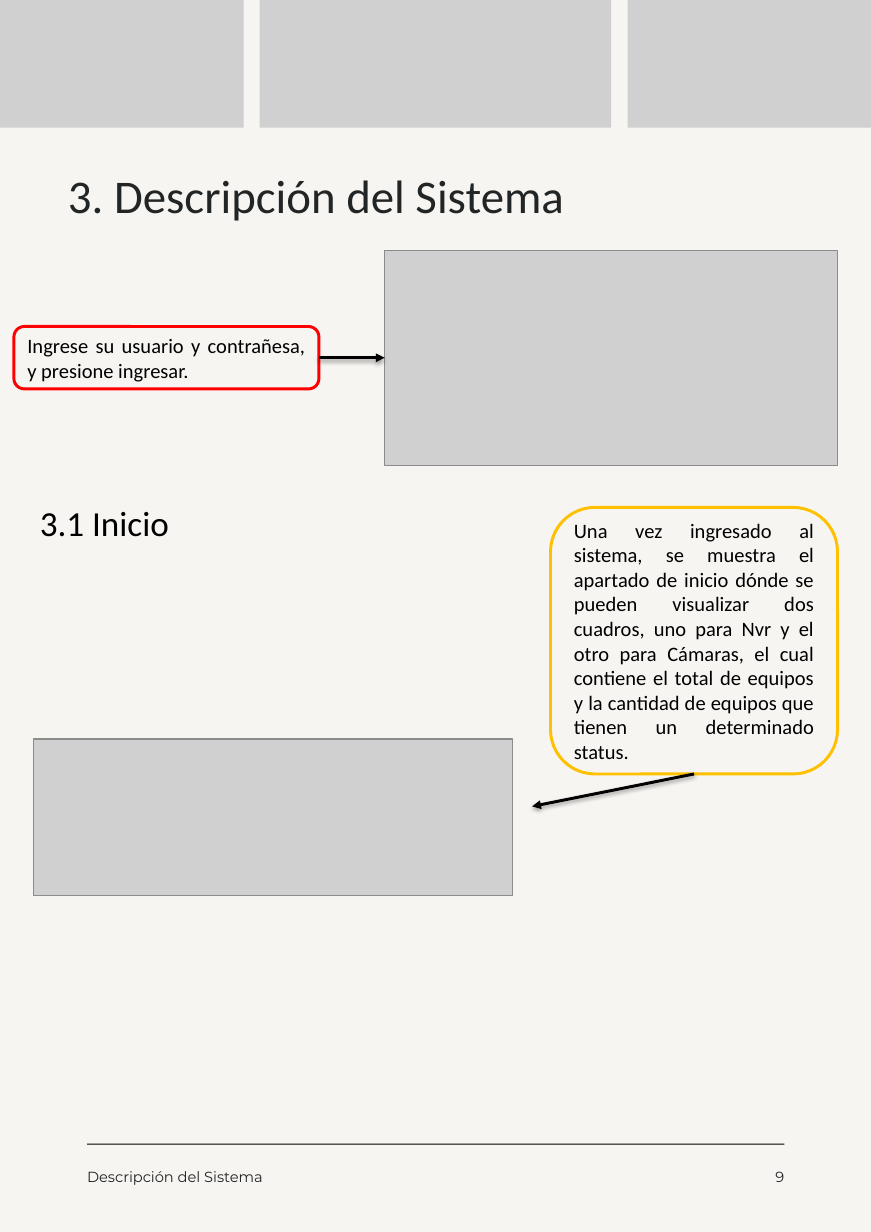
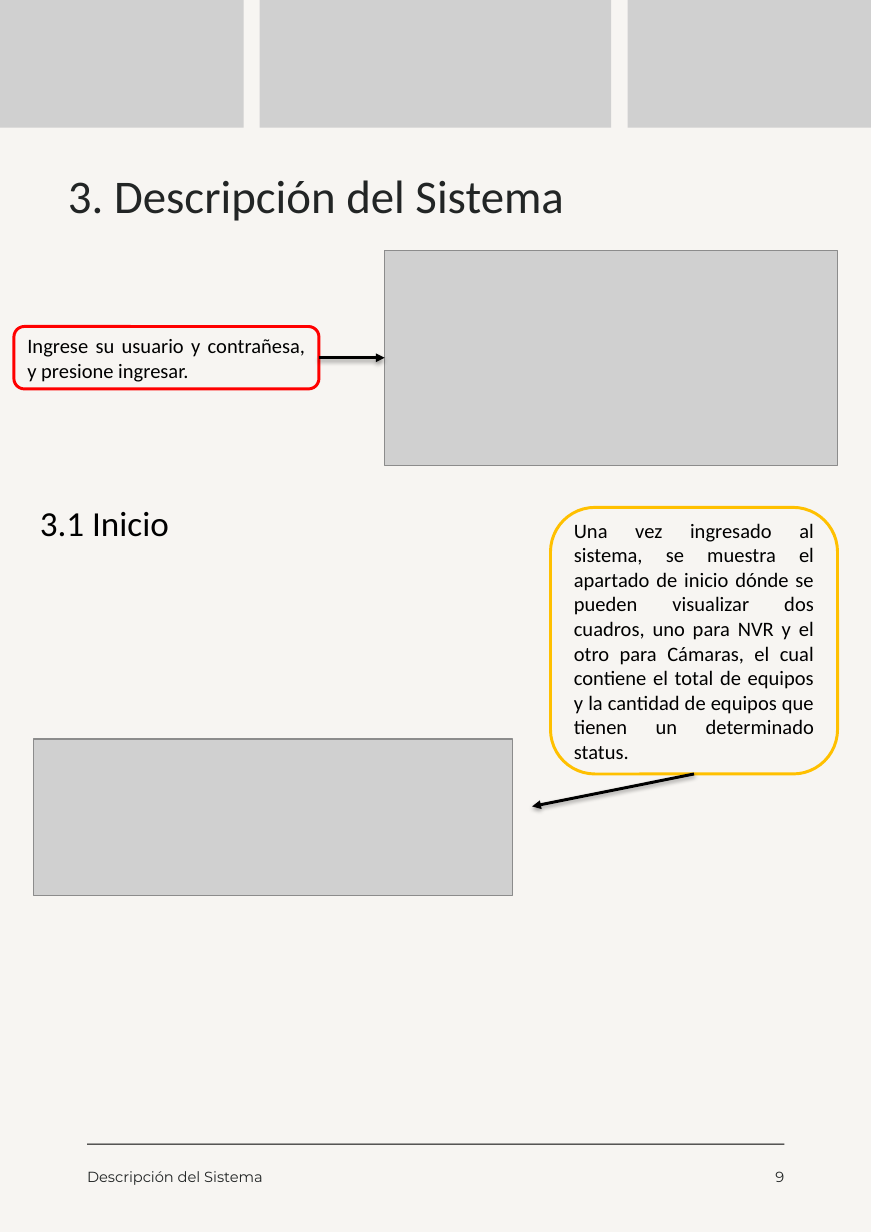
Before and after one commit to moreno-manuel/Pasantia-CVG-FMO, a slide deck: slide 9 of public/files/Manual de Usuario.pptx. Drawn at 871x1232 pixels with LibreOffice and Linux fonts; fonts in the diff are those of the drawing; grey boxes stand for pictures. Boxes give left, top, right and bottom in pixels: in the first picture for what was removed or moved away, otherwise in the second. Text is boxed around its words. In the diff, an @@ line names an element or a change of style, - is before the commit and + after.

```diff
--- a/public/files/Manual de Usuario.pptx
+++ b/public/files/Manual de Usuario.pptx
@@ text in rounded rectangle at box(574, 523, 814, 759): text changed @@
-Una vez ingresado al sistema, se muestra el apartado de inicio dónde se pueden visualizar dos cuadros, uno para Nvr y el otro para Cámaras, el cual contiene el total de equipos y la cantidad de equipos que tienen un determinado status.
+Una vez ingresado al sistema, se muestra el apartado de inicio dónde se pueden visualizar dos cuadros, uno para NVR y el otro para Cámaras, el cual contiene el total de equipos y la cantidad de equipos que tienen un determinado status.
```
Also in this commit, not shown: 17 other slides changed, 17 other files.
